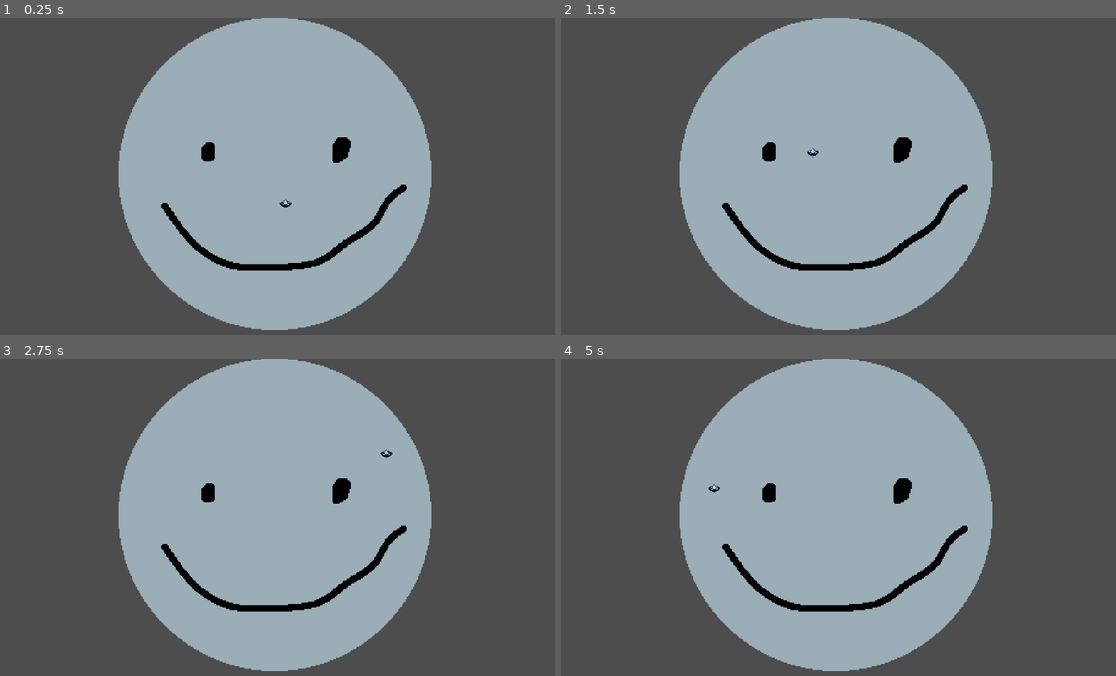
Above: before the commit, frames 1-4 (two rows, left to right).
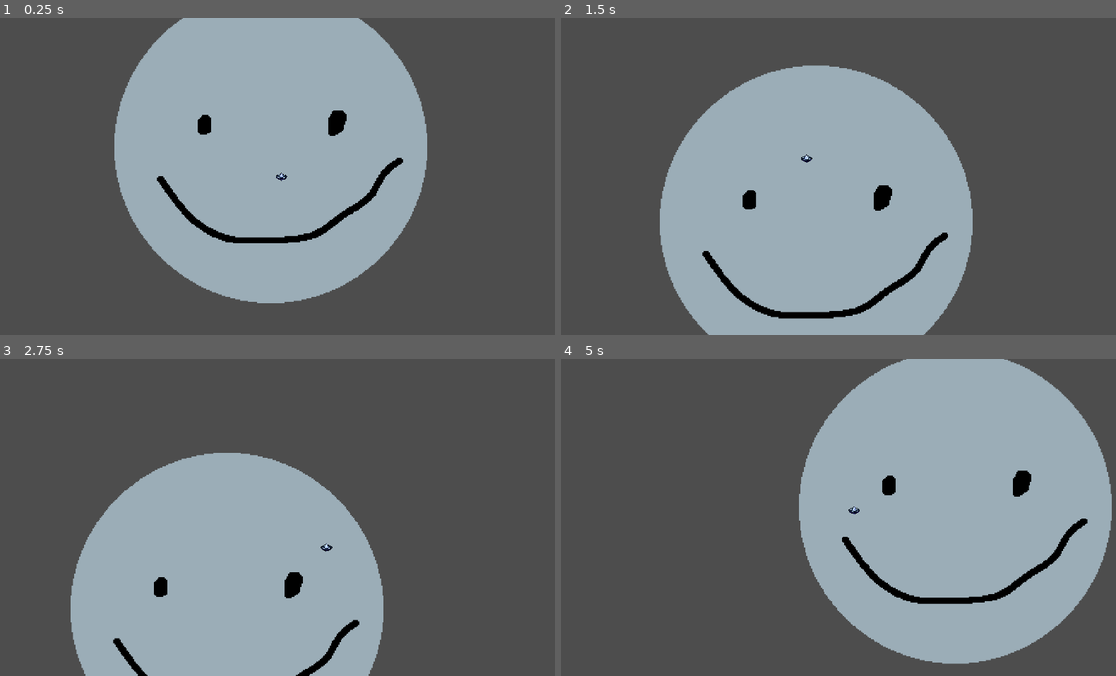
Above: after the commit, the same moments.

Repository: Dragos-Lup/spin
Game: Godot game, scene res://scenes/testing_scene.tscn
The game is run twice, just before and just after one commit, with the same random seed, the same clock (stepped at 60 frames per second) and the same inputs.
Inputs (mouse positions are in pixels of both pictures, inside the frame that each line leads up to):
- Up to frame 1 (0.25 s): no input
- Up to frame 2 (1.5 s): tap Enter at 0.5 s; move the mouse to (966, 160) at 0.52 s; hold D (right) 0.53-1.28 s; click (966, 160) at 0.6 s; move the mouse to (727, 192) at 1.27 s; hold S (down) from 1.28 s (still down); click (727, 192) at 1.35 s
- Up to frame 3 (2.75 s): move the mouse to (338, 447) at 2.02 s; release S (down) at 2.03 s; hold D (right) from 2.03 s (still down); click (338, 447) at 2.1 s
- Up to frame 4 (5 s): move the mouse to (816, 580) at 2.77 s; release D (right) at 2.78 s; hold W (up) 2.78-3.53 s; click (816, 580) at 2.85 s; move the mouse to (1010, 565) at 3.52 s; hold A (left) from 3.53 s (still down); click (1010, 565) at 3.6 s; move the mouse to (672, 469) at 4.27 s; click (672, 469) at 4.35 s

The runs differ from the first frame. In frame 1, 11% of the frame differs, in the area x 20-78%, y 0-99%; in frame 2, 18%; in frame 3, 28%; in frame 4, 43%, in the area x 21-100%, y 0-99%.

Commit message:
minor camera fixes

Diff:
--- a/project.godot
+++ b/project.godot
@@ -11,6 +11,7 @@
 [application]
 
 config/name="Spin"
+config/version="0.0.1"
 run/main_scene="res://scenes/testing_scene.tscn"
 config/features=PackedStringArray("4.3", "Forward Plus")
 config/icon="res://icon.svg"
--- a/scenes/main_character.tscn
+++ b/scenes/main_character.tscn
@@ -35,7 +35,7 @@
 "speed": 30.0
 }]
 
-[node name="CharacterBody2D" type="CharacterBody2D"]
+[node name="MainSpinner" type="CharacterBody2D"]
 texture_filter = 1
 collision_mask = 7
 script = ExtResource("1_72jni")
--- a/scenes/testing_scene.tscn
+++ b/scenes/testing_scene.tscn
@@ -7,10 +7,15 @@
 bounce = 154.0
 
 [node name="Node2D" type="Node2D"]
+texture_filter = 1
 
-[node name="CharacterBody2D" parent="." instance=ExtResource("1_3mtgv")]
+[node name="MainSpinner" parent="." instance=ExtResource("1_3mtgv")]
 z_index = 5
 position = Vector2(974, 632)
+
+[node name="Camera2D" type="Camera2D" parent="MainSpinner"]
+process_callback = 0
+position_smoothing_enabled = true
 
 [node name="Area2D" type="StaticBody2D" parent="."]
 position = Vector2(938, 531)
